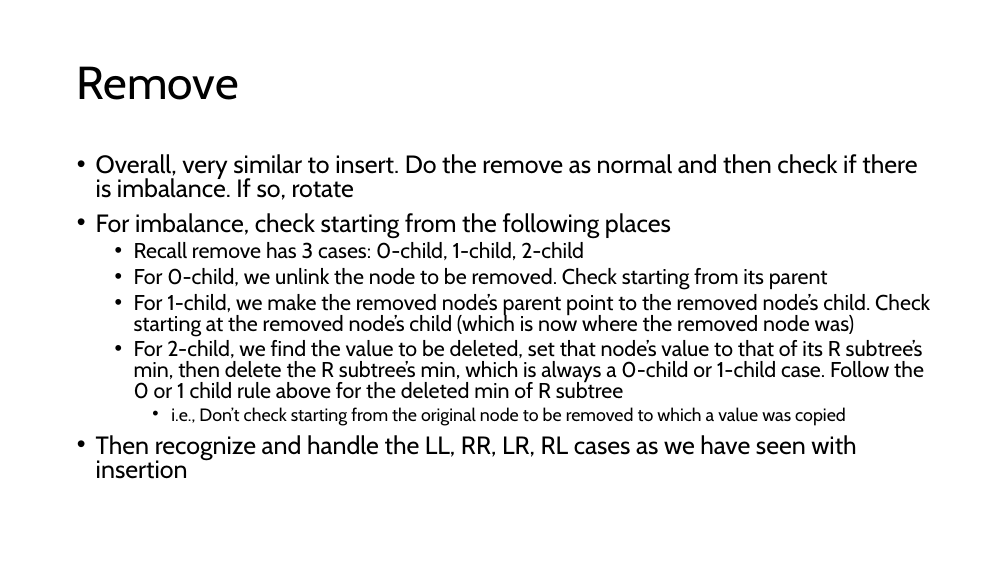
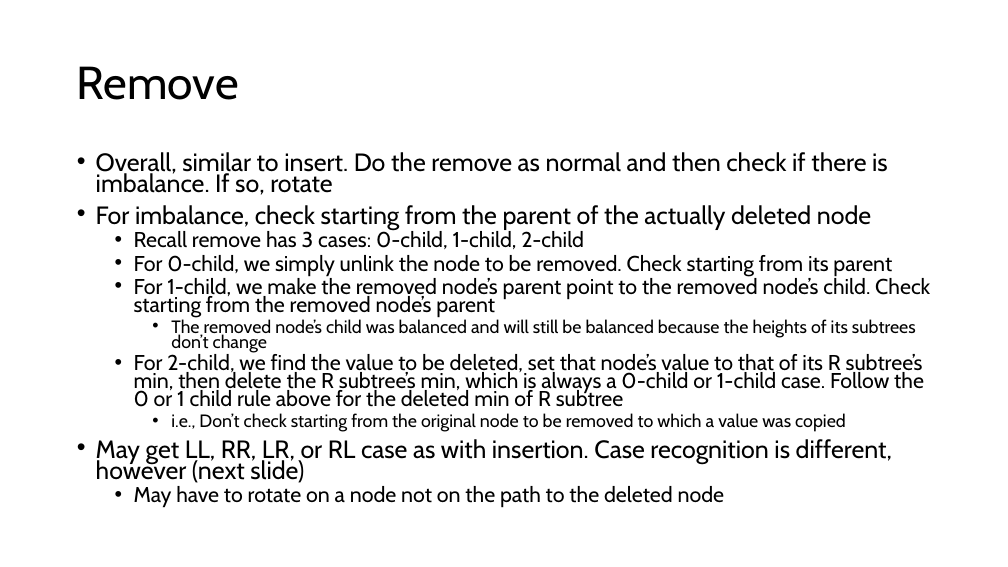
Before and after one commit to comp210ss2/comp210ss2.github.io, a slide deck: slide 27 of slides/L14_15_avl.pptx. Drawn at 1008x567 pixels with LibreOffice and Linux fonts; fonts in the diff are those of the drawing. Boxes give left, top, right and bottom in pixels: in the first picture for what was removed or moved away, otherwise in the second. Text is boxed around its words. In the diff, an @@ line names an element or a change of style, - is before the commit and + after.

Commit message:
Update L14_L15 slides, case recog alg and update remove instructions

```diff
--- a/slides/L14_15_avl.pptx
+++ b/slides/L14_15_avl.pptx
@@ text at bbox=[96, 152, 888, 229]: text changed @@
-• Overall, very similar to insert. Do the remove as normal and then check if there is imbalance. If so, rotate
-• For imbalance, check starting from the following places
+• Overall, similar to insert. Do the remove as normal and then check if there is imbalance. If so, rotate
+• For imbalance, check starting from the parent of the actually deleted node
@@ text at bbox=[134, 229, 924, 432]: line spacing 0.8 to 0.7 @@
@@ text at bbox=[134, 255, 930, 353]: text changed @@
-  • For 0-child, we unlink the node to be removed. Check starting from its parent
-  • For 1-child, we make the removed node’s parent point to the removed node’s child. Check starting at the removed node’s child (which is now where the removed node was)
+  • For 0-child, we simply unlink the node to be removed. Check starting from its parent
+  • For 1-child, we make the removed node’s parent point to the removed node’s child. Check starting from the removed node’s parent
+    • The removed node’s child was balanced and will still be balanced because the heights of its subtrees don’t change
@@ text at bbox=[96, 439, 892, 508]: text changed @@
-• Then recognize and handle the LL, RR, LR, RL cases as we have seen with insertion
+• May get LL, RR, LR, or RL case as with insertion. Case recognition is different, however (next slide)
+  • May have to rotate on a node not on the path to the deleted node
```
Also in this commit, not shown: 4 other slides changed, 1 slide added, 1 other file.
